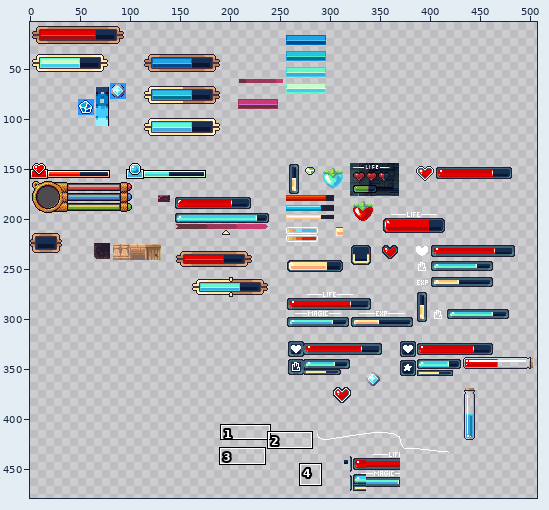
Edited in one commit: sprite sheet (Platformer/Content/hud.png). Above, an overview of the earlier version with the close-up marked.
Close-up. Before the commit:
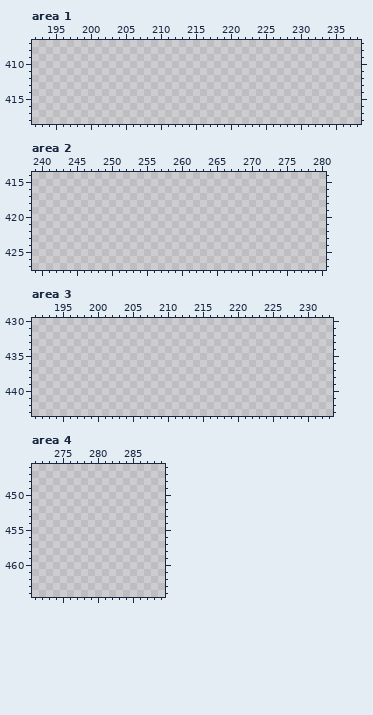
The file is 512x512 pixels. Colours within 5 levels of each other are drawn and written as one. Shown: area 1: x 192..238, y 407..418; area 2: x 239..280, y 414..427; area 3: x 191..233, y 430..443; area 4: x 271..289, y 446..464. The wide view leaves out empty margins. The commit also changed other parts of the picture, which this record leaves out.
Palette (. is transparent): 
And afterwards:
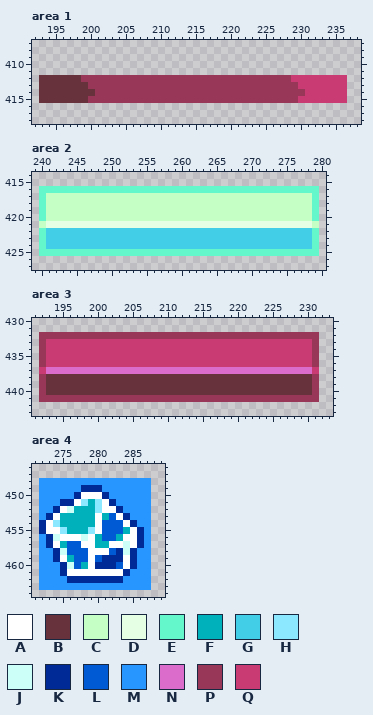
Colours new in this view: A #ffffff  B #68323d  C #c6ffc6  D #e4ffe4  E #63f7cb  F #00b1bc  G #42cee7  H #8be8ff  J #cbfff7  K #002b96  L #005ad4  M #2797ff  N #dc6ccb  P #993759  Q #c83b73
From old to new:
Area 1:
y 412: x 193..236 ............................................ -> BBBBBBPPPPPPPPPPPPPPPPPPPPPPPPPPPPPPQQQQQQQQ
y 413: x 193..236 ............................................ -> BBBBBBBPPPPPPPPPPPPPPPPPPPPPPPPPPPPPPQQQQQQQ
y 414: x 193..236 ............................................ -> BBBBBBBBPPPPPPPPPPPPPPPPPPPPPPPPPPPPPPQQQQQQ
y 415: x 193..236 ............................................ -> BBBBBBBPPPPPPPPPPPPPPPPPPPPPPPPPPPPPPQQQQQQQ
Area 2:
y 416: x 240..279 ........................................ -> EEEEEEEEEEEEEEEEEEEEEEEEEEEEEEEEEEEEEEEE
y 417..420: x 240..279 ........................................ -> ECCCCCCCCCCCCCCCCCCCCCCCCCCCCCCCCCCCCCCE
y 421: x 240..279 ........................................ -> CDDDDDDDDDDDDDDDDDDDDDDDDDDDDDDDDDDDDDDC
y 422..424: x 240..279 ........................................ -> EGGGGGGGGGGGGGGGGGGGGGGGGGGGGGGGGGGGGGGE
y 425: x 240..279 ........................................ -> EEEEEEEEEEEEEEEEEEEEEEEEEEEEEEEEEEEEEEEE
Area 3:
y 432: x 192..231 ........................................ -> PPPPPPPPPPPPPPPPPPPPPPPPPPPPPPPPPPPPPPPP
y 433..436: x 192..231 ........................................ -> PQQQQQQQQQQQQQQQQQQQQQQQQQQQQQQQQQQQQQQP
y 437: x 192..231 ........................................ -> QNNNNNNNNNNNNNNNNNNNNNNNNNNNNNNNNNNNNNNQ
y 438..440: x 192..231 ........................................ -> PBBBBBBBBBBBBBBBBBBBBBBBBBBBBBBBBBBBBBBP
y 441: x 192..231 ........................................ -> PPPPPPPPPPPPPPPPPPPPPPPPPPPPPPPPPPPPPPPP
Area 4:
y 448: x 272..287 ................ -> MMMMMMMMMMMMMMMM
y 449: x 272..287 ................ -> MMMMMMKKKMMMMMMM
y 450: x 272..287 ................ -> MMMMMKAAAKMMMMMM
y 451: x 272..287 ................ -> MMMKKAHFHAKMMMMM
y 452: x 272..287 ................ -> MMKAJFFFHAAKMMMM
y 453: x 272..287 ................ -> MKAFFFFFAFLAKMMM
y 454: x 272..287 ................ -> KAHFFFFFALLLAKMM
y 455: x 272..287 ................ -> KAAHFFFHALLLFAKM
y 456: x 272..287 ................ -> MKJAAAJAFLLFAAKM
y 457: x 272..287 ................ -> MKAFLLAAFFAAJAKM
y 458: x 272..287 ................ -> MMKJLLLAAALKJKMM
y 459: x 272..287 ................ -> MMKAFLLALKKKAKMM
y 460: x 272..287 ................ -> MMMKJLFAKKKLAKMM
y 461: x 272..287 ................ -> MMMKAAAAAAAAKMMM
y 462: x 272..287 ................ -> MMMMKKKKKKKKMMMM
y 463: x 272..287 ................ -> MMMMMMMMMMMMMMMM
Pixel boxes of the changes (left, top, right, bottom) in both close-ups:
added: (39, 75, 347, 103)
added: (39, 186, 319, 256)
added: (39, 332, 319, 402)
added: (39, 478, 151, 590)
